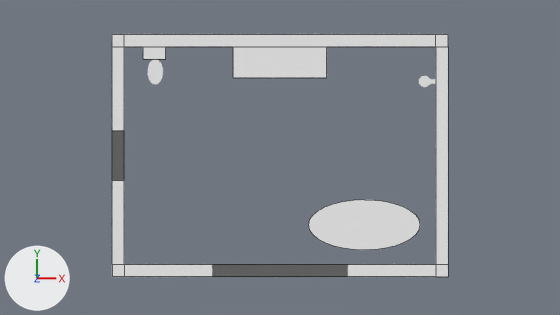
The Blender file 2d.blend, before and after one commit.
Before and after are seen from the file's camera 'Camera'. Arrows for +X, +Y and +Z are at lower left; the lights stay in place. Mesh edges are drawn as thin lines on the coarser meshes. The same objects are shown in both versions, whatever each file hides.

The older version as bpy lines, for what is in view:
```python
me_circle = bpy.data.meshes.new('Circle')
me_circle.from_pydata(...)  # 32 vertices, 1 face; spans x -1.0..1.0, y -1.0..1.0, z 0.0
me_circle.materials.append(mat_m_layouts)  # white #e7e7e7
me_plane_001 = bpy.data.meshes.new('Plane.001')
me_plane_001.from_pydata(...)  # 16 vertices, 8 faces; spans x -1.0..53.0, y -3.0..36.0, z 0.0
me_plane_001.materials.append(mat_m_layouts)  # white #e7e7e7
me_plane_004 = bpy.data.meshes.new('Plane.004')
me_plane_004.from_pydata([(-1.0, -1.0, 0.0), (1.0, -1.0, 0.0), (-1.0, 1.0, 0.0), (1.0, 1.0, 0.0)], [], [(0, 1, 3, 2)])
me_plane_004.materials.append(mat_m_layouts)  # white #e7e7e7
ob_circle = bpy.data.objects.new('Circle', me_circle)
ob_circle.location = (1.36, -1.11, 0.0)
ob_circle.scale = (0.9, 0.4, 1.0)
ob_plane_002 = bpy.data.objects.new('Plane.002', me_plane_004)
ob_plane_002.location = (-2.6, 0.0, 0.0)
ob_plane_002.scale = (0.1, 0.4, 1.0)
ob_wall = bpy.data.objects.new('Wall', me_plane_001)
ob_wall.location = (-2.6, -1.65, 0.0)
ob_wall.scale = (0.1, 0.1, 1.0)
# also in view: 'Plane' at (0.0, 1.5, 0.0)
```
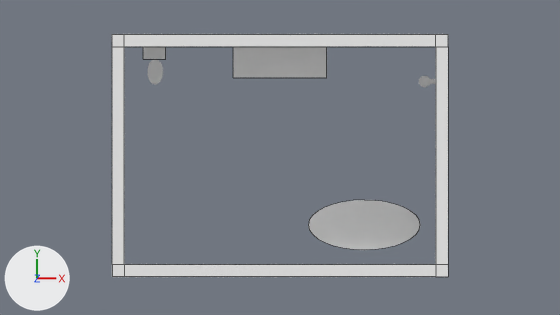
Commit message: Extrude wall

The change, as a diff of the scene's bpy script:
```diff
--- a/2d.blend.py
+++ b/2d.blend.py
@@ me_plane_001 @@
 # used by ob_wall; location = (-2.6, -1.65, 0.0); scale = (0.1, 0.1, 1.0)
-me_plane_001.from_pydata(...)  # 16 vertices, 8 faces; spans x -1.0..53.0, y -3.0..36.0, z 0.0
+me_plane_001.from_pydata(...)  # 64 vertices, 64 faces; spans x -1.0..53.0, y -3.0..36.0, z 0.0..2.6
+# me_plane_001 part 1
+# 8 faces are deleted
+# 16 new vertices lie (0.0, 0.0, 0.6) away from vertices in x -1.0..53.0, y -3.0..36.0, z 0.0
+# 16 new vertices lie (0.0, 0.0, 1.0) away from vertices in x -1.0..53.0, y -3.0..36.0, z 0.6
+# 16 new vertices lie (0.0, 0.0, 1.0) away from vertices in x -1.0..53.0, y -3.0..36.0, z 1.6
+# 64 new faces join them
 me_plane_001.materials.append(mat_m_layouts)
```

Boxes (x1, y1, x2, y2) around the edits, measured in the pictures (560 x 315 px):
part 1 of me_plane_001, built on
    both: (112, 44, 438, 277)
